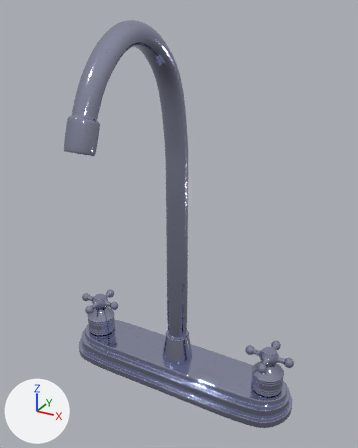
An edit to the Blender file Blender/Grifo de Agua.blend, drawn before and after from the same camera.
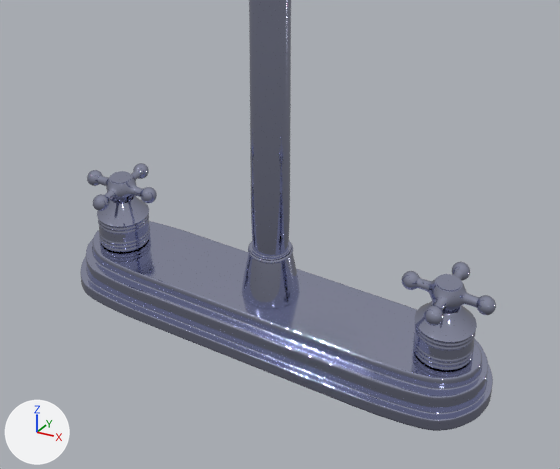
There are two pictures of each version: one whole from a 50 mm camera at (18.1, -32.7, 31.6) aimed at (1.8, -2.9, 16.8), one close up on the part from 10% to 91% of the width and 46% to 100% of the height. Lighting does not change. The marker at lower left points along +X, +Y and +Z. The same objects are shown in both versions, whatever each file hides.

Objects in the first close-up: 'Base Grifo', 'Base de llaves', 'Cylinder', 'Grifo', 'Llaves'.
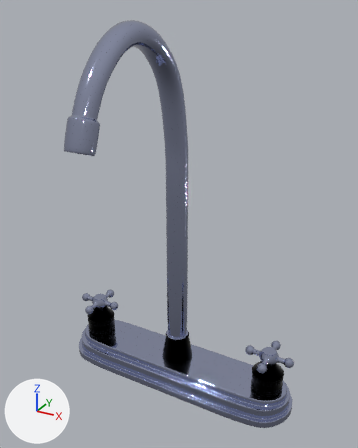
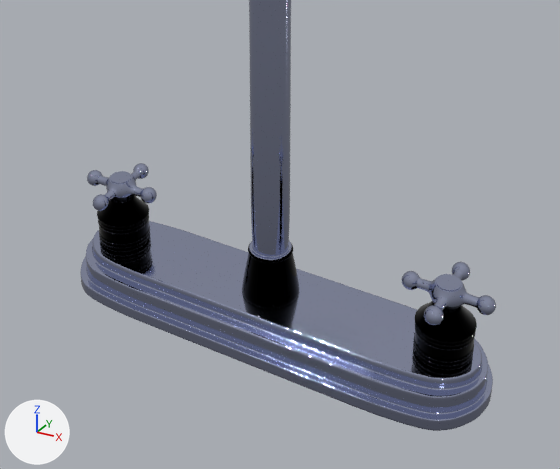
What differs and where, as boxes [x1, y1, x2, y2] in the close-ups (560 x 469 px):
'Cylinder', recoloured, surface changed (blue to black)
    both: [96, 221, 477, 399]
'Base de llaves', recoloured, surface changed
    both: [97, 195, 477, 370]
'Llaves', recoloured, surface changed
    both: [93, 171, 486, 326]
'Base Grifo', recoloured, surface changed
    both: [242, 243, 299, 308]

The change, as a list of edits to the scene's bpy script:
```text
Add img_llave:
    img_llave = load_image('Llave', '../Textures/Llave.png', 4096, 4096, 'sRGB')
Change mat_material:
    mat_material.base_color: (0.461, 0.484, 0.654) -> (0.0, 0.0, 0.0)  # light grey #b5b9d3 -> black #000000
    mat_material.roughness: 0.0827 -> 0.0
Add mat_material_001:
    mat_material_001 = bpy.data.materials.new('Material.001')
    # colours: blue #b0b7d4
    # uses the picture img_llave
Change me_cube_004:
    where me_cube_004.from_pydata(...)  # 3856 vertices, 3852 faces; spans x -10.7..10.7, y -2.1..2.1, z 3.7..5.7
    remove me_cube_004.materials.append(mat_material)  # light grey #b5b9d3
    add me_cube_004.materials.append(mat_material_001)
Change me_cube_006:
    where me_cube_006.from_pydata(...)  # 362 vertices, 360 faces; spans x -1.3..1.3, y -14.8..1.4, z 4.4..37.3
    remove me_cube_006.materials.append(mat_material)  # light grey #b5b9d3
    add me_cube_006.materials.append(mat_material_001)
Change me_cylinder_002:
    where me_cylinder_002.from_pydata(...)  # 1482 vertices, 1480 faces; spans x -46.4..46.4, y -12.7..12.7, z 0.0..2.0
    remove me_cylinder_002.materials.append(mat_material)  # light grey #b5b9d3
    add me_cylinder_002.materials.append(mat_material_001)
```
